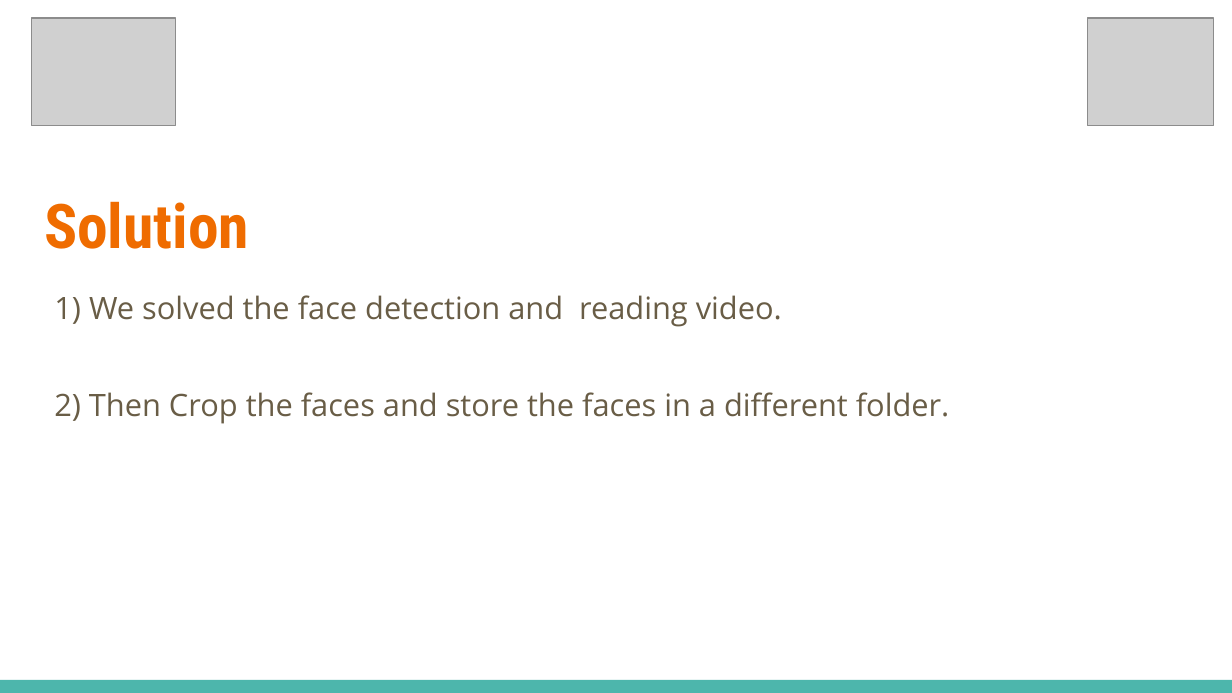
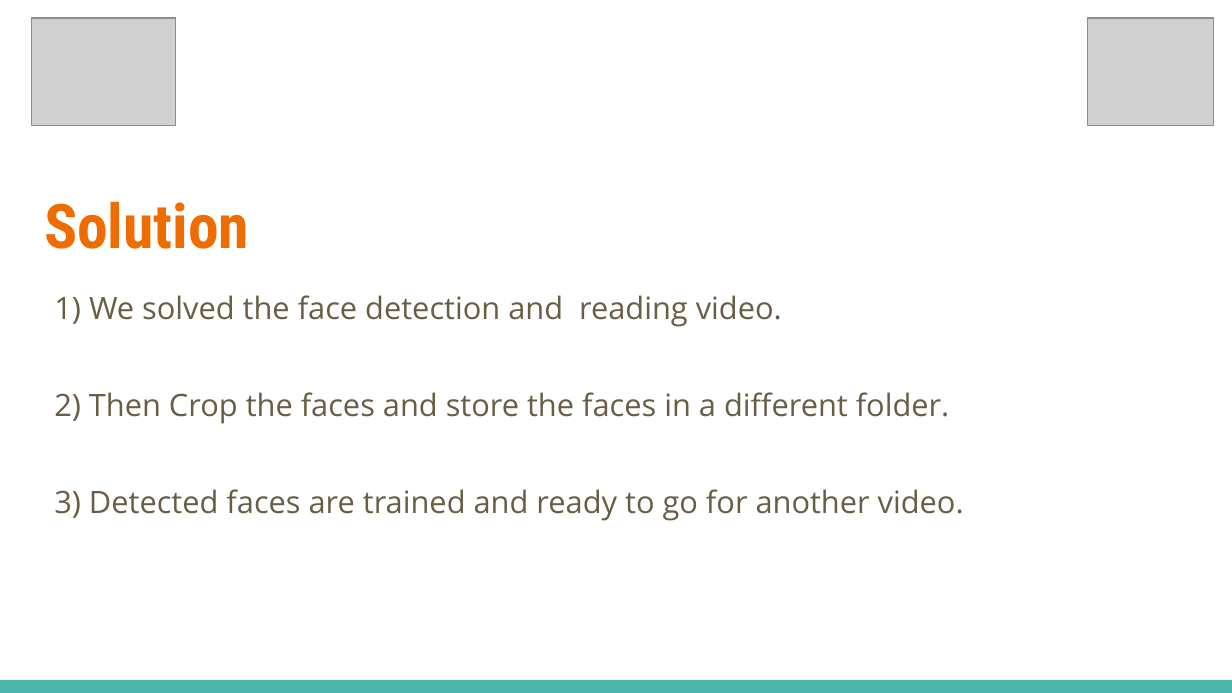
Before and after one commit to InternityFoundation/Code_Geas_3008, a slide deck: slide 4 of Create-a-thon pitch deck template (1).pptx. Drawn at 1232x693 pixels with LibreOffice and Linux fonts; fonts in the diff are those of the drawing; grey boxes stand for pictures. Boxes give left, top, right and bottom in pixels: in the first picture for what was removed or moved away, otherwise in the second. Text is boxed around its words. In the diff, an @@ line names an element or a change of style, - is before the commit and + after.

```diff
--- a/Create-a-thon pitch deck template (1).pptx
+++ b/Create-a-thon pitch deck template (1).pptx
@@ text at [54, 489, 964, 521]: paragraph added @@
+3) Detected faces are trained and ready to go for another video.
```
Also in this commit, not shown: 3 other slides changed.
